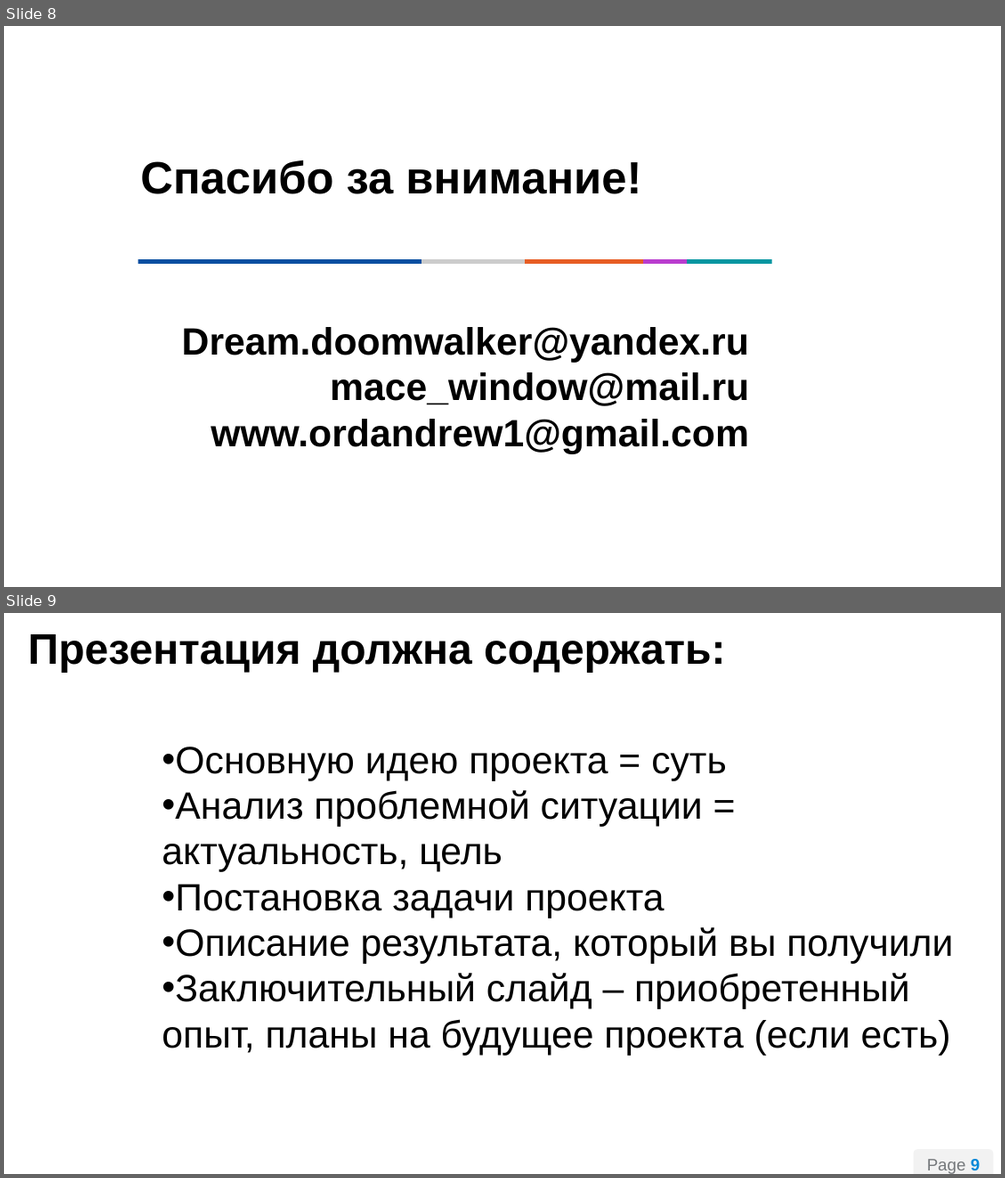
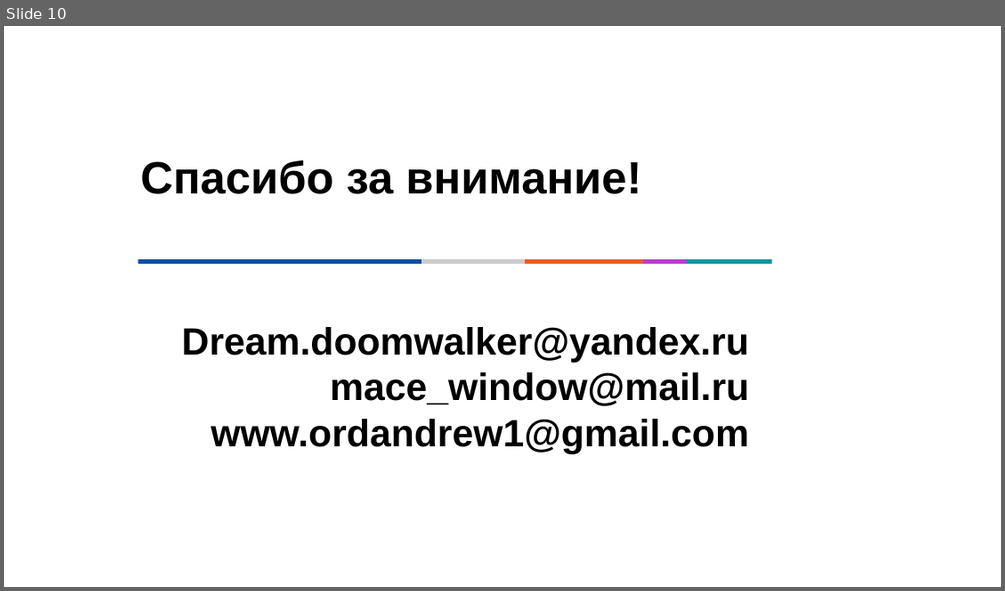
Before and after one commit to CompilerBootCamp/ProjectD, a slide deck: преза_Project_D_v2.pptx. Shown one above the other, each under a label of ours: slides 8 and 9 before the commit, slide 10 after it. The pictures are 1005x1178 and 1005x591 pixels, drawn with LibreOffice and Linux fonts; fonts in the diff are those of the drawing; background and template pictures are left out. Boxes give left, top, right and bottom in pixels: in the first picture for what was removed or moved away, otherwise in the second. Text is boxed around its words. In the diff, an @@ line names an element or a change of style, - is before the commit and + after.

Commit message:
Обновлённая презентация

```diff
--- a/преза_Project_D_v2.pptx
+++ b/преза_Project_D_v2.pptx
@@ slide 9 removed at (4,613,1001,1174), background #FFFFFF @@
@@ title removed at (28,634,726,673) @@
-Презентация должна содержать:
@@ text removed at (162,747,953,1054) @@
-• Основную идею проекта = суть
-• Анализ проблемной ситуации = актуальность, цель
-• Постановка задачи проекта
-• Описание результата, который вы получили
-• Заключительный слайд – приобретенный опыт, планы на будущее проекта (если есть)
@@ round same rect removed at (914,1150,993,1174) @@
@@ page number removed at (927,1159,979,1174) @@
-Page 9
@@ what was slide 8 is now slide 10 @@
```
Also in this commit, not shown: 3 slides changed, 2 slides added, 1 other slide removed.
